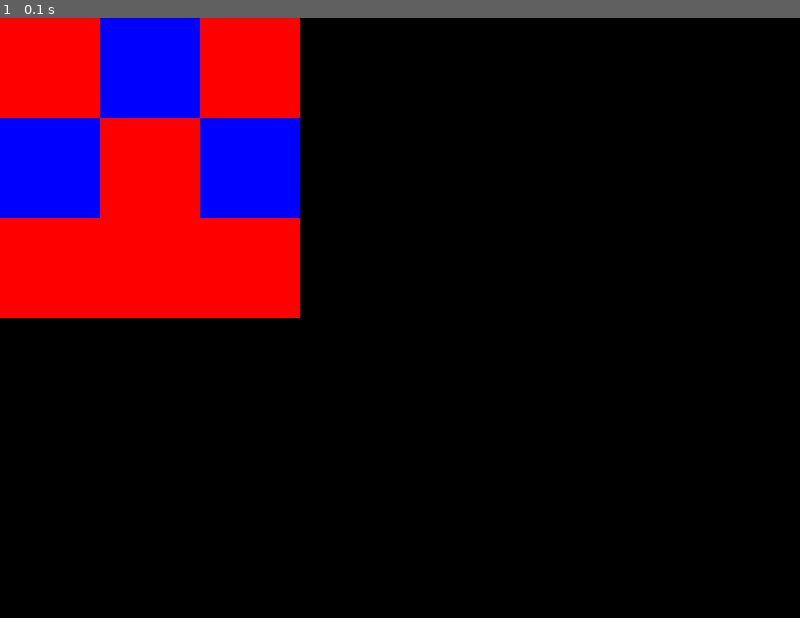
Above: before the commit, frame 1.
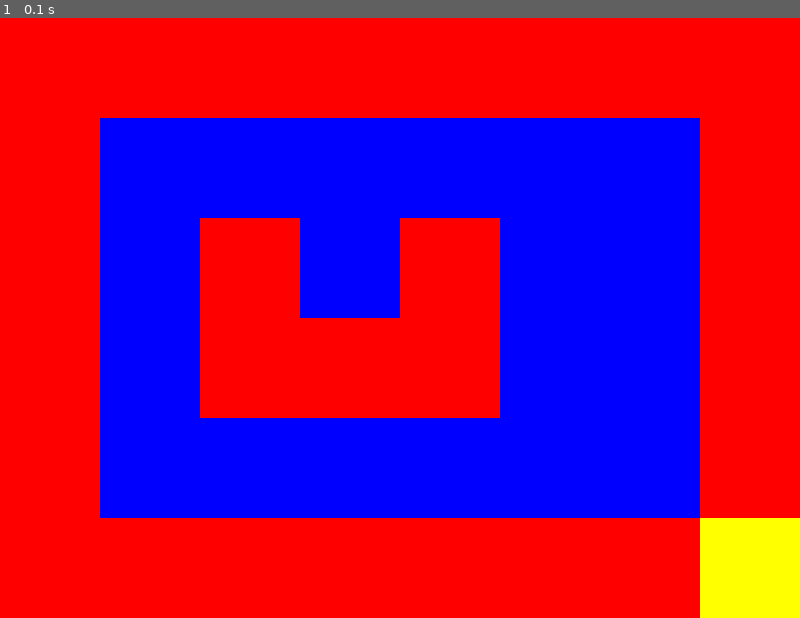
Above: after the commit, the same moment.

Repository: screamodgaf/A-star_Pathfinding-Pygame
Game: pygame game, started from main.py
Same seed, same stepped clock (60 frames per second), same inputs: the game is played once before the commit and once after it.
Inputs:
- Up to frame 1 (0.1 s): no input

The runs differ from the first frame. In frame 1, 90% of the frame differs, in the area x 0-100%, y 0-100%.

Commit message:
2. Improved grid display

Diff:
--- a/main.py
+++ b/main.py
@@ -1,6 +1,9 @@
 # Import the pygame module
 import pygame
 import sys
+from node import Node
+
+
 def createControlableObject():
     # Create a rectangle object
     rect = pygame.Rect(100, 300, 100, 50)
@@ -42,37 +45,28 @@
 
 def associateMatrixToDrawableRects(matrix, MATRIX_HEIGHT, MATRIX_WIDTH, FIELD_SIZE):
     worldRectsList = []
-    posX = 0
-    posY = 0
-    for x in range(MATRIX_WIDTH):
-        for y in range(MATRIX_HEIGHT):
-            rect = pygame.Rect(posX, posY, FIELD_SIZE, FIELD_SIZE)
-            worldRectsList.append(rect)
-            posX += FIELD_SIZE
-        posX = 0
-        posY += FIELD_SIZE
 
-    #worldRectsList.append(rect)
+    for y in range(MATRIX_HEIGHT):
+        for x in range(MATRIX_WIDTH):
+            node = Node(x * FIELD_SIZE, y * FIELD_SIZE, FIELD_SIZE, FIELD_SIZE) #instead: rect = pygame.Rect(posX, posY, FIELD_SIZE, FIELD_SIZE)
+            worldRectsList.append(node)
+
+    print("number of elements in worldRectsList: ", len(worldRectsList))
     return worldRectsList
 
-def drawMatrix(matrix, MATRIX_HEIGHT, MATRIX_WIDTH, worldRectsList):
+def drawMatrix(screen, matrix, MATRIX_HEIGHT, MATRIX_WIDTH, worldRectsList):
     BLUE = (0,0,255)
     RED = (255,0,0)
+    YELLOW = (255,255,0)
 
-    #usingthe formula: matrix[x + y * Height]
-    '''
-    for x in range(MATRIX_WIDTH):
-        for y in range(MATRIX_HEIGHT):
-            if matrix[x + y * MATRIX_HEIGHT] == 0:
-                pygame.draw.rect(screen, BLUE, worldRectsList[x + y * MATRIX_HEIGHT])
-            elif matrix[x + y * MATRIX_HEIGHT] == 1:
-                pygame.draw.rect(screen, RED, worldRectsList[x + y * MATRIX_HEIGHT])
-'''
-    for x in range(len(matrix)):
-        if matrix[x] == 0:
-            pygame.draw.rect(screen, BLUE, worldRectsList[x])
-        elif matrix[x] == 1:
-            pygame.draw.rect(screen, RED, worldRectsList[x])
+    for y in range(MATRIX_HEIGHT):
+        for x in range(MATRIX_WIDTH):
+            if matrix[x + y * MATRIX_WIDTH] == 0:
+                worldRectsList[x + y * MATRIX_WIDTH].draw(screen, BLUE)
+            elif matrix[x + y * MATRIX_WIDTH] == 1:
+                worldRectsList[x + y * MATRIX_WIDTH].draw(screen, RED)
+
+    worldRectsList[(MATRIX_WIDTH-1) + (MATRIX_HEIGHT-1) * MATRIX_WIDTH].draw(screen, YELLOW)
 
 # Initialize pygame
 pygame.init()
@@ -92,15 +86,24 @@
 color = pygame.Color(255, 0, 0)
 
 #Create matrix
-matrix = [1,0,1,
-          0,1,0,
-          1,1,1]
+matrix = [1,1,1,1,1,1,1,1,
+          1,0,0,0,0,0,0,1,
+          1,0,1,0,1,0,0,1,
+          1,0,1,1,1,0,0,1,
+          1,0,0,0,0,0,0,1,
+          1,1,1,1,1,1,1,1]
 
-MATRIX_HEIGHT = 3
-MATRIX_WIDTH = 3
+MATRIX_HEIGHT = 6
+MATRIX_WIDTH = 8
 FIELD_SIZE = 100
 
 worldRectsList = associateMatrixToDrawableRects(matrix, MATRIX_HEIGHT, MATRIX_WIDTH, FIELD_SIZE)
+
+nodesToBeEvaluated = [] #open set - when this list gets empty and the goal is not reacher, the search must be stopped | it starts with initial node
+nodesEvaluated = [] #close set is empty at the beginning
+startNode = worldRectsList[0 + 0 * MATRIX_WIDTH]
+endNode = worldRectsList[0 + 0 * MATRIX_WIDTH]
+
 
 # Create a variable for the game loop
 running = True
@@ -119,7 +122,7 @@
     screen.fill((0, 0, 0))
 
     #draw your objects on the screen:
-    drawMatrix(matrix, MATRIX_HEIGHT, MATRIX_WIDTH, worldRectsList)
+    drawMatrix(screen, matrix, MATRIX_HEIGHT, MATRIX_WIDTH, worldRectsList)
     #drawObjects(listOfObjectsToDraw)
     #drawControlableObject(player)
 
--- /dev/null
+++ b/node.py
@@ -0,0 +1,18 @@
+import pygame
+
+class Node(pygame.Rect):
+    def __init__(self, x, y, width, height):
+        #This node's cost of the path f(n)=g(n)+h(n)
+        self.f = 0
+        #the path cost from the start node to the current node - accumulated cost of the path taken so far
+        # - distance traveled from the start node to the current node.
+        self.g = 0
+        #h - cost from the current node to the goal node.
+        self.h = 0
+
+        #calling the parent class constructor (pygame.Rect)
+        super().__init__(x, y, width, height)
+
+    def draw(self, screen, color):
+        # Draw the rectangle on the screen using the specified color
+        pygame.draw.rect(screen, color, self)
